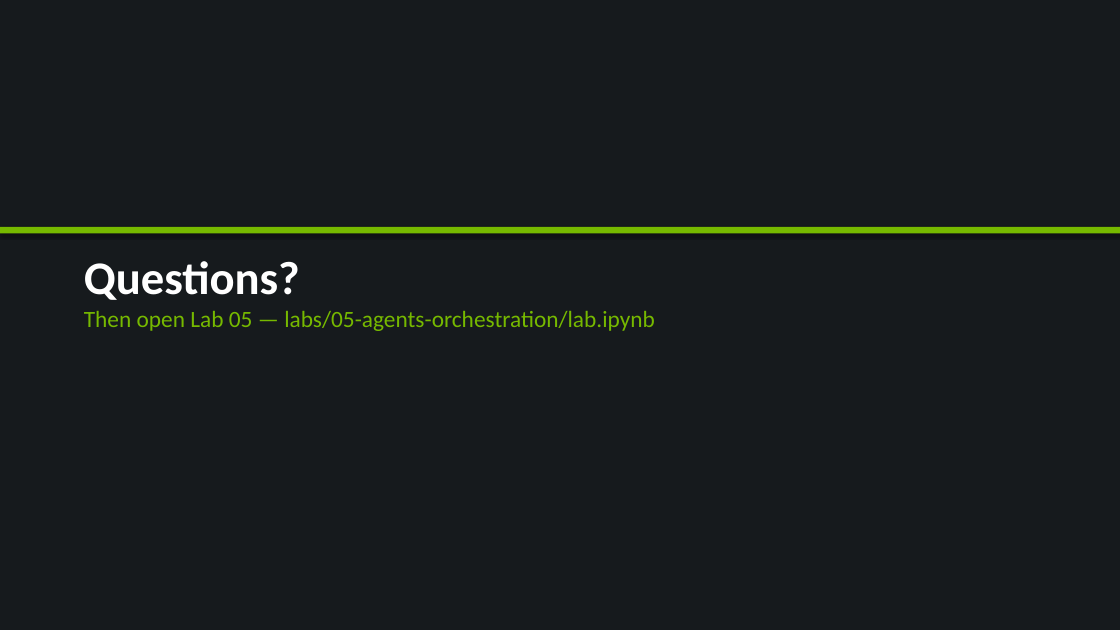
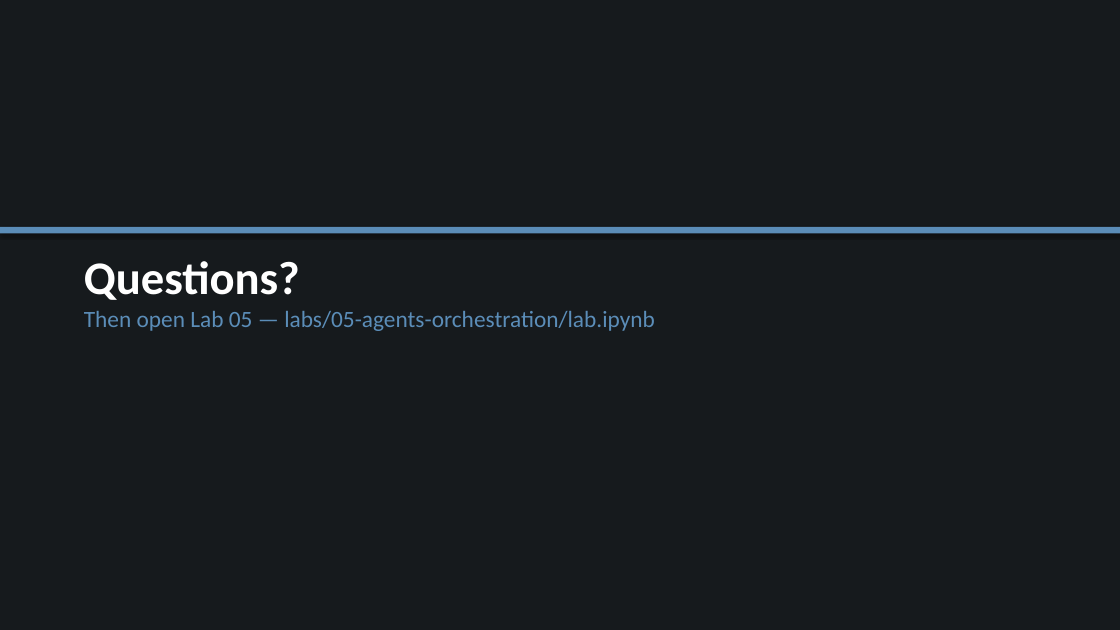
Before and after one commit to skippythemagnificent/Nvidia-Partner-Labs, a slide deck: slide 18 of decks/agents-and-orchestration.pptx. Drawn at 1120x630 pixels with LibreOffice and Linux fonts; fonts in the diff are those of the drawing. Boxes give left, top, right and bottom in pixels: in the first picture for what was removed or moved away, otherwise in the second. Text is boxed around its words. In the diff, an @@ line names an element or a change of style, - is before the commit and + after.

Commit message:
Update deck theme to neutral palette
Replace green accent and tint colors with a neutral blue-gray palette across all decks.

```diff
--- a/decks/agents-and-orchestration.pptx
+++ b/decks/agents-and-orchestration.pptx
@@ rectangle at (0, 227, 1120, 234): fill #76B900 to #5B8DB8 @@
@@ text at (84, 311, 655, 331): text colour #76B900 to #5B8DB8 in "Then open Lab 05 — labs/05-agents-orchestration/lab.ipynb" @@
```
Also in this commit, not shown: 17 other slides changed, 5 other files.
